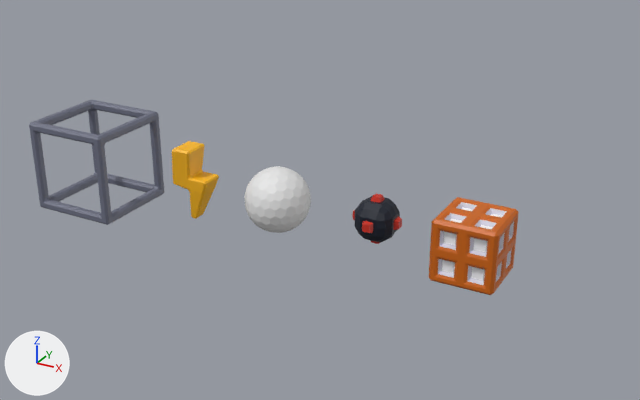
The FBX model Assets/03.Models/3DIcon.fbx as it was, and as the next commit left it.
Both versions are drawn from a 50 mm lens placed at (38.6, -40.6, 23.5), pointed at (13.0, 5.9, 0.2). Every picture has the same lights, and +X, +Y and +Z are marked at lower left. The older version comes first. Where no turn or scale is listed for an object, it has been applied to the vertices.

In view in the first picture: 'Bomb', 'IconBox', 'Lightning', 'Obstacle', 'Shield'.
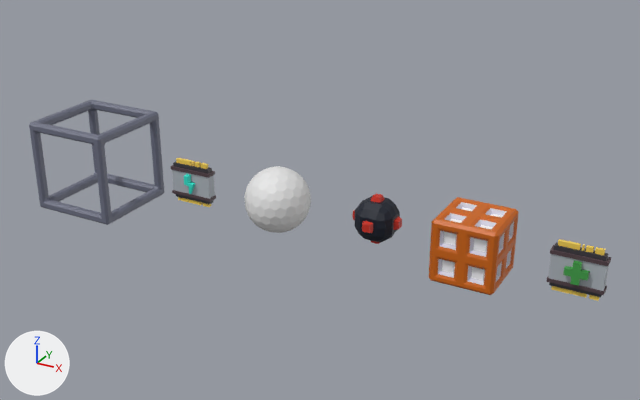
Boxes [x1, y1, x2, y2] around the edits, measured in the pictures (640 x 400 px):
'HealPack', added: after [546, 239, 611, 300]
    faces in mat_material (picture img_lastdecaffeinepalette_png): [546, 242, 611, 297]
    faces in mat_emissionmat (picture img_lastdecaffeinepalette_png): [551, 239, 605, 300]
'Lightning', deleted (orange): before [172, 141, 219, 219]
'PowerUpPack', added: after [171, 158, 216, 207]
    faces in mat_material (picture img_lastdecaffeinepalette_png): [171, 161, 216, 204]
    faces in mat_emissionmat (picture img_lastdecaffeinepalette_png): [176, 158, 211, 207]

What changed in the scene script:
```text
Add me_healpack:
    me_healpack.from_pydata(...)  # 208 vertices, 204 faces; spans x -1.6..1.6, y -0.6..0.6, z -1.54..1.55
    # faces by material slot: [140, 64]
    me_healpack.materials.append(mat_material)  # picture img_lastdecaffeinepalette_png
    me_healpack.materials.append(mat_emissionmat)  # picture img_lastdecaffeinepalette_png
Add me_poweruppack:
    me_poweruppack.from_pydata(...)  # 240 vertices, 244 faces; spans x -1.6..1.6, y -0.62..0.83, z -1.54..1.55
    # faces by material slot: [140, 104]
    me_poweruppack.materials.append(mat_material)  # picture img_lastdecaffeinepalette_png
    me_poweruppack.materials.append(mat_emissionmat)  # picture img_lastdecaffeinepalette_png
Remove ob_lightning:
    ob_lightning = bpy.data.objects.new('Lightning', me_lightning)
    ob_lightning.location = (3.56, 5.0, 0.01)
Add ob_healpack:
    ob_healpack = bpy.data.objects.new('HealPack', me_healpack)
    ob_healpack.location = (30.09, 4.77, 0.02)
Add ob_poweruppack:
    ob_poweruppack = bpy.data.objects.new('PowerUpPack', me_poweruppack)
    ob_poweruppack.location = (3.67, 4.77, 0.02)
```
